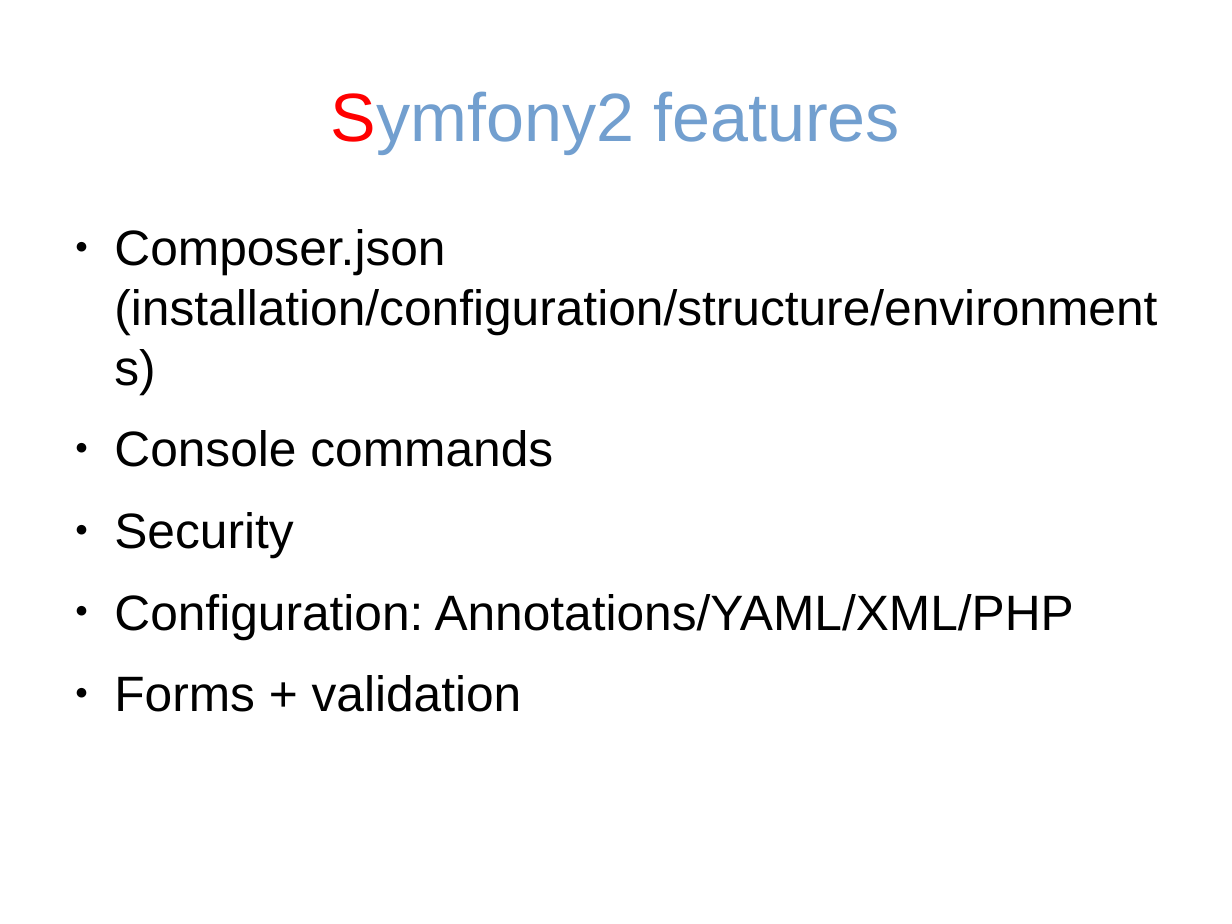
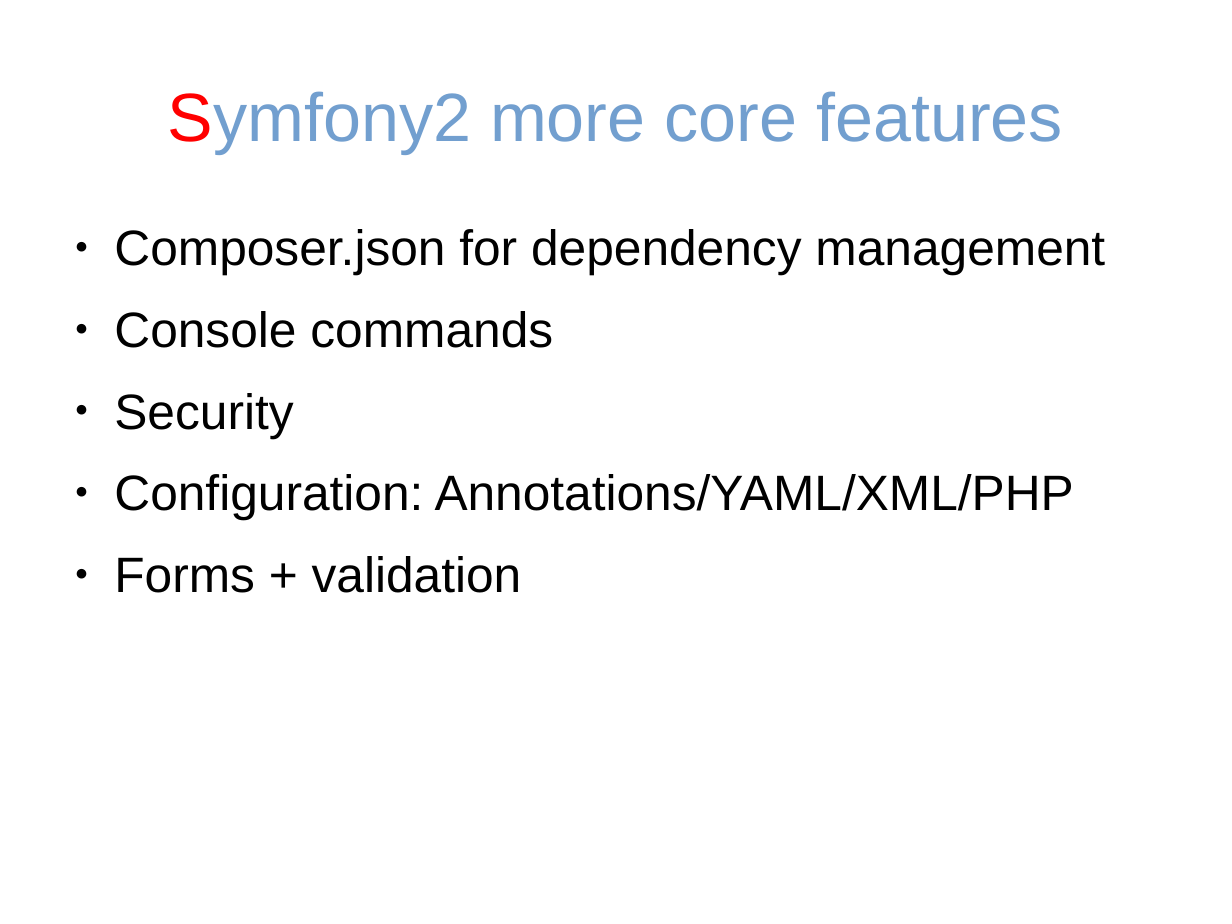
Before and after one commit to tautvilas/frameworks-lecture, a slide deck: slide 13 of doc/presentation.odp. Drawn at 1232x924 pixels with LibreOffice and Linux fonts; fonts in the diff are those of the drawing. Boxes give left, top, right and bottom in pixels: in the first picture for what was removed or moved away, otherwise in the second. Text is boxed around its words. In the diff, an @@ line names an element or a change of style, - is before the commit and + after.

```diff
--- a/doc/presentation.odp
+++ b/doc/presentation.odp
@@ title at (168,91,1063,153): text changed @@
-Symfony2 features
+Symfony2 more core features
@@ text at (114,229,1105,275): text changed @@
-● Composer.json (installation/configuration/structure/environments)
+● Composer.json for dependency management
```
Also in this commit, not shown: 4 other slides changed, 1 other file.
